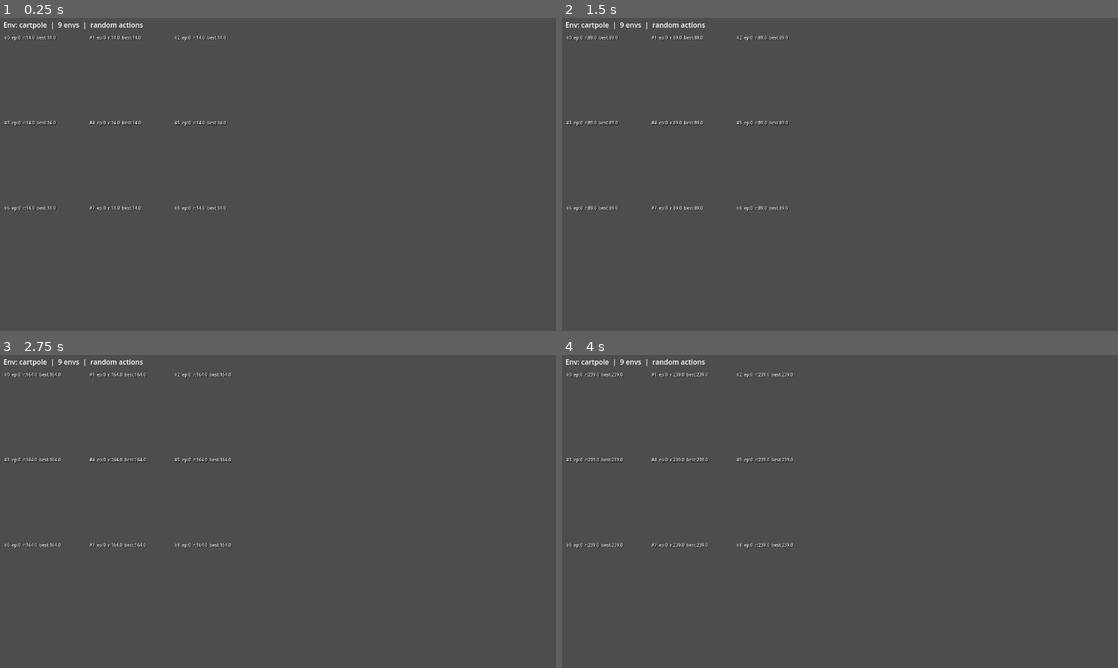
Above: before the commit, frames 1-4 (two rows, left to right).
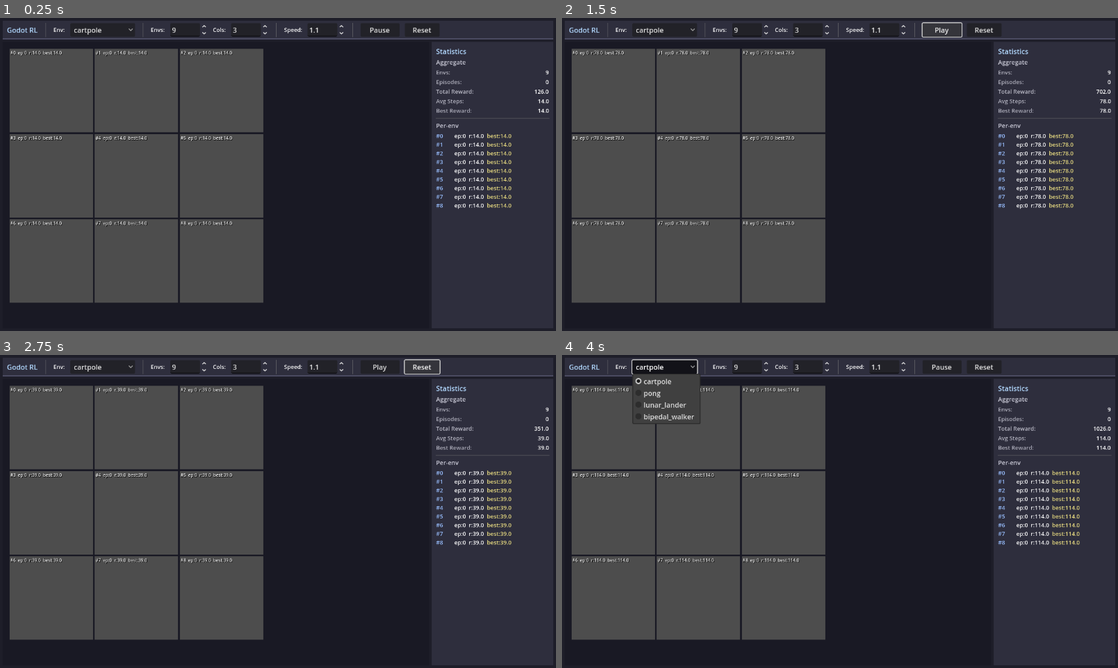
Above: after the commit, the same moments.

Repository: G-reen-vibe/godot_rl
Game: Godot game, scene res://rl/preview/preview_ui.tscn
The game is run twice, just before and just after one commit, with the same random seed, the same clock (stepped at 60 frames per second) and the same inputs. Before the commit the project starts from res://test/e2e_test.tscn.
Inputs (mouse positions are in pixels of both pictures, inside the frame that each line leads up to):
- Up to frame 1 (0.25 s): no input
- Up to frame 2 (1.5 s): click (662, 30) at 0.5 s, where only the run after the commit has a clickable "cartpole"; click (940, 30) at 1.25 s, where only the run after the commit has a clickable "Pause"
- Up to frame 3 (2.75 s): click (422, 367) at 2 s, where only the run after the commit has a clickable "Reset"
- Up to frame 4 (4 s): click (940, 367) at 2.75 s, where only the run after the commit has a clickable "Play"; click (662, 367) at 3.5 s, where only the run after the commit has a clickable "cartpole"

The runs differ from the first frame. In frame 1, 64% of the frame differs, in the area x 0-100%, y 0-100%; in frame 2, 64%; in frame 3, 64%; in frame 4, 64%.

Commit message:
Add proper preview UI: toolbar + env grid + stats panel
- preview_ui.tscn is now the main scene
- Toolbar: env selector dropdown, num_envs/columns/speed spinboxes, play/pause/reset
- Grid of parallel env viewports (left, expands)
- Stats panel (right, fixed width): aggregate + per-env stats
- Dark theme with styled panels
- Refactored to use Academy + PreviewGrid directly (not RLPreviewScene wrapper)
- Stats update in real-time from Academy step_completed signal

Diff:
--- a/project.godot
+++ b/project.godot
@@ -4,7 +4,7 @@
 [application]
 
 config/name="godot_rl"
-run/main_scene="res://test/e2e_test.tscn"
+run/main_scene="res://rl/preview/preview_ui.tscn"
 config/features=PackedStringArray("4.4", "GL Compatibility")
 config/icon="res://icon.svg"
 
--- /dev/null
+++ b/rl/preview/preview_ui.gd
@@ -0,0 +1,413 @@
+## Main preview UI: toolbar + env grid + stats panel.
+##
+## Layout:
+##   +-----------------------------------------------------+
+##   | Toolbar: [Env v] [Envs:9] [Cols:3] [Speed:1.0]      |
+##   |          [Play/Pause] [Reset]                        |
+##   +----------------------------------+------------------+
+##   |                                  | Aggregate Stats  |
+##   |   Grid of parallel envs          |  Total reward    |
+##   |   (SubViewport per env)          |  Episodes        |
+##   |                                  |  Avg steps       |
+##   |                                  |  Best reward     |
+##   |                                  +------------------+
+##   |                                  | Per-env stats    |
+##   |                                  |  #0 ep:5 r:120   |
+##   |                                  |  #1 ep:3 r:89    |
+##   |                                  |  ...             |
+##   +----------------------------------+------------------+
+extends Control
+
+class_name RLPreviewUI
+
+const ENV_NAMES := ["cartpole", "pong", "lunar_lander", "bipedal_walker"]
+
+# --- UI refs ---
+var _env_select: OptionButton
+var _num_envs_spin: SpinBox
+var _columns_spin: SpinBox
+var _speed_spin: SpinBox
+var _play_pause_btn: Button
+var _reset_btn: Button
+var _grid_host: Control       # host for RLPreviewGrid
+var _grid: RLPreviewGrid
+var _stats_panel: VBoxContainer
+var _agg_labels: Dictionary   # name -> Label
+var _per_env_container: VBoxContainer
+
+# --- State ---
+var _academy: RLAcademy
+var _playing: bool = true
+var _stats_dirty: bool = false
+
+
+func _ready() -> void:
+        RLEnvRegistration.register_all()
+        _build_ui()
+        _start_env(ENV_NAMES[0])
+
+
+# ---------------------------------------------------------------------------
+# UI construction
+# ---------------------------------------------------------------------------
+
+func _build_ui() -> void:
+        color_self(Color(0.12, 0.12, 0.16))
+        set_anchors_preset(PRESET_FULL_RECT)
+
+        var root_vb := VBoxContainer.new()
+        root_vb.set_anchors_preset(PRESET_FULL_RECT)
+        root_vb.offset_left = 6
+        root_vb.offset_top = 6
+        root_vb.offset_right = -6
+        root_vb.offset_bottom = -6
+        root_vb.add_theme_constant_override("separation", 6)
+        add_child(root_vb)
+
+        # --- Toolbar ---
+        var toolbar := PanelContainer.new()
+        var tb_style := StyleBoxFlat.new()
+        tb_style.bg_color = Color(0.18, 0.18, 0.24)
+        tb_style.border_width_bottom = 2
+        tb_style.border_color = Color(0.35, 0.35, 0.45)
+        tb_style.content_margin_left = 10
+        tb_style.content_margin_right = 10
+        tb_style.content_margin_top = 6
+        tb_style.content_margin_bottom = 6
+        toolbar.add_theme_stylebox_override("panel", tb_style)
+        root_vb.add_child(toolbar)
+
+        var tb_hb := HBoxContainer.new()
+        tb_hb.add_theme_constant_override("separation", 12)
+        toolbar.add_child(tb_hb)
+
+        # Title
+        var title := Label.new()
+        title.text = "Godot RL"
+        title.add_theme_font_size_override("font_size", 16)
+        title.add_theme_color_override("font_color", Color(0.7, 0.85, 1.0))
+        tb_hb.add_child(title)
+
+        tb_hb.add_child(_make_vsep())
+
+        # Env selector
+        tb_hb.add_child(_make_label("Env:"))
+        _env_select = OptionButton.new()
+        for name in ENV_NAMES:
+                _env_select.add_item(name)
+        _env_select.item_selected.connect(_on_env_changed)
+        _env_select.custom_minimum_size.x = 130
+        tb_hb.add_child(_env_select)
+
+        tb_hb.add_child(_make_vsep())
+
+        # Num envs
+        tb_hb.add_child(_make_label("Envs:"))
+        _num_envs_spin = _make_spinbox(1, 64, 9)
+        _num_envs_spin.value_changed.connect(_on_params_changed)
+        tb_hb.add_child(_num_envs_spin)
+
+        # Columns
+        tb_hb.add_child(_make_label("Cols:"))
+        _columns_spin = _make_spinbox(1, 8, 3)
+        _columns_spin.value_changed.connect(_on_params_changed)
+        tb_hb.add_child(_columns_spin)
+
+        tb_hb.add_child(_make_vsep())
+
+        # Speed
+        tb_hb.add_child(_make_label("Speed:"))
+        _speed_spin = _make_spinbox(0.1, 10.0, 1.0, 0.1)
+        _speed_spin.value_changed.connect(_on_speed_changed)
+        tb_hb.add_child(_speed_spin)
+
+        tb_hb.add_child(_make_vsep())
+
+        # Play/Pause
+        _play_pause_btn = Button.new()
+        _play_pause_btn.text = "Pause"
+        _play_pause_btn.custom_minimum_size.x = 90
+        _play_pause_btn.pressed.connect(_on_play_pause)
+        tb_hb.add_child(_play_pause_btn)
+
+        # Reset
+        _reset_btn = Button.new()
+        _reset_btn.text = "Reset"
+        _reset_btn.custom_minimum_size.x = 80
+        _reset_btn.pressed.connect(_on_reset)
+        tb_hb.add_child(_reset_btn)
+
+        # Spacer
+        var spacer := Control.new()
+        spacer.size_flags_horizontal = Control.SIZE_EXPAND_FILL
+        tb_hb.add_child(spacer)
+
+        # --- Content area: grid + stats panel ---
+        var content_hb := HBoxContainer.new()
+        content_hb.size_flags_vertical = Control.SIZE_EXPAND_FILL
+        content_hb.add_theme_constant_override("separation", 6)
+        root_vb.add_child(content_hb)
+
+        # Grid panel (left, expands)
+        var grid_panel := PanelContainer.new()
+        grid_panel.size_flags_horizontal = Control.SIZE_EXPAND_FILL
+        var gp_style := StyleBoxFlat.new()
+        gp_style.bg_color = Color(0.10, 0.10, 0.14)
+        gp_style.content_margin_left = 8
+        gp_style.content_margin_right = 8
+        gp_style.content_margin_top = 8
+        gp_style.content_margin_bottom = 8
+        grid_panel.add_theme_stylebox_override("panel", gp_style)
+        content_hb.add_child(grid_panel)
+
+        _grid_host = Control.new()
+        _grid_host.set_anchors_preset(PRESET_FULL_RECT)
+        grid_panel.add_child(_grid_host)
+
+        # Stats panel (right, fixed width)
+        var stats_outer := PanelContainer.new()
+        stats_outer.custom_minimum_size.x = 280
+        var sp_style := StyleBoxFlat.new()
+        sp_style.bg_color = Color(0.18, 0.18, 0.24)
+        sp_style.content_margin_left = 10
+        sp_style.content_margin_right = 10
+        sp_style.content_margin_top = 10
+        sp_style.content_margin_bottom = 10
+        stats_outer.add_theme_stylebox_override("panel", sp_style)
+        content_hb.add_child(stats_outer)
+
+        _stats_panel = VBoxContainer.new()
+        _stats_panel.add_theme_constant_override("separation", 4)
+        stats_outer.add_child(_stats_panel)
+
+        _build_stats_panel()
+
+
+func _build_stats_panel() -> void:
+        # Header
+        var header := Label.new()
+        header.text = "Statistics"
+        header.add_theme_font_size_override("font_size", 16)
+        header.add_theme_color_override("font_color", Color(0.7, 0.85, 1.0))
+        _stats_panel.add_child(header)
+
+        # Aggregate section
+        var agg_section := _make_section_label("Aggregate")
+        _stats_panel.add_child(agg_section)
+
+        for key in ["envs", "episodes", "total_reward", "avg_steps", "best_reward"]:
+                var row := HBoxContainer.new()
+                var name_lbl := _make_label(key.replace("_", " ").capitalize() + ":")
+                name_lbl.modulate = Color(0.7, 0.7, 0.75)
+                var val_lbl := _make_label("—")
+                val_lbl.horizontal_alignment = HORIZONTAL_ALIGNMENT_RIGHT
+                val_lbl.size_flags_horizontal = Control.SIZE_EXPAND_FILL
+                row.add_child(name_lbl)
+                row.add_child(val_lbl)
+                _stats_panel.add_child(row)
+                _agg_labels[key] = val_lbl
+
+        _stats_panel.add_child(_make_hsep())
+
+        # Per-env section
+        var per_env_section := _make_section_label("Per-env")
+        _stats_panel.add_child(per_env_section)
+
+        var scroll := ScrollContainer.new()
+        scroll.size_flags_vertical = Control.SIZE_EXPAND_FILL
+        scroll.horizontal_scroll_mode = ScrollContainer.SCROLL_MODE_DISABLED
+        _stats_panel.add_child(scroll)
+
+        _per_env_container = VBoxContainer.new()
+        _per_env_container.add_theme_constant_override("separation", 2)
+        scroll.add_child(_per_env_container)
+
+
+# ---------------------------------------------------------------------------
+# Env lifecycle
+# ---------------------------------------------------------------------------
+
+func _start_env(env_name: String) -> void:
+        # Tear down old academy + grid
+        if _academy:
+                _academy.queue_free()
+                _academy = null
+        if _grid:
+                _grid.queue_free()
+                _grid = null
+                # Wait a frame so children are actually freed
+                await get_tree().process_frame
+
+        # Create academy
+        _academy = RLAcademy.new()
+        _academy.env_name = env_name
+        _academy.num_envs = int(_num_envs_spin.value)
+        _academy.decision_period = 1
+        _academy.time_scale = float(_speed_spin.value)
+        _academy.render_envs = true
+        _academy.env_viewport_size = Vector2i(192, 192)
+        add_child(_academy)
+
+        # Wire up random action source + stats
+        _academy.set_action_source(RLRandomActionSource.new())
+
+        # Create grid (will re-parent env viewports from academy)
+        _grid = RLPreviewGrid.new()
+        _grid.columns = int(_columns_spin.value)
+        _grid.show_stats = true
+        _grid.set_anchors_preset(PRESET_FULL_RECT)
+        _grid_host.add_child(_grid)
+        _grid.set_academy(_academy)
+
+        # Connect stats updates
+        if not _academy.step_completed.is_connected(_on_step_completed):
+                _academy.step_completed.connect(_on_step_completed)
+
+
+func _on_step_completed(_stats: Array) -> void:
+        _stats_dirty = true
+
+
+func _process(_delta: float) -> void:
+        if _stats_dirty and _academy and _academy.is_spawned():
+                _update_stats()
+                _stats_dirty = false
+
+
+func _update_stats() -> void:
+        var stats := _academy.get_stats()
+        if stats.is_empty():
+                return
+
+        var total_reward := 0.0
+        var total_episodes := 0
+        var total_steps := 0
+        var best: float = -INF
+
+        for s in stats:
+                total_reward += s.get("episode_reward", 0.0)
+                total_episodes += s.get("episode", 0)
+                total_steps += s.get("steps", 0)
+                var b: float = s.get("best_reward", -INF)
+                if b > best:
+                        best = b
+
+        var avg_steps: float = float(total_steps) / max(1, stats.size())
+
+        _agg_labels["envs"].text = str(stats.size())
+        _agg_labels["episodes"].text = str(total_episodes)
+        _agg_labels["total_reward"].text = "%.1f" % total_reward
+        _agg_labels["avg_steps"].text = "%.1f" % avg_steps
+        _agg_labels["best_reward"].text = "%.1f" % best if best > -INF else "—"
+
+        # Rebuild per-env rows if count changed
+        if _per_env_container.get_child_count() != stats.size():
+                for child in _per_env_container.get_children():
+                        child.queue_free()
+                for i in range(stats.size()):
+                        var row := HBoxContainer.new()
+                        row.add_theme_constant_override("separation", 6)
+                        var idx_lbl := _make_label("#%d" % i)
+                        idx_lbl.modulate = Color(0.6, 0.75, 1.0)
+                        idx_lbl.custom_minimum_size.x = 36
+                        var ep_lbl := _make_label("ep:0")
+                        ep_lbl.size_flags_horizontal = Control.SIZE_EXPAND_FILL
+                        var r_lbl := _make_label("r:0")
+                        r_lbl.horizontal_alignment = HORIZONTAL_ALIGNMENT_RIGHT
+                        var best_lbl := _make_label("best:0")
+                        best_lbl.horizontal_alignment = HORIZONTAL_ALIGNMENT_RIGHT
+                        best_lbl.modulate = Color(0.9, 0.85, 0.5)
+                        row.add_child(idx_lbl)
+                        row.add_child(ep_lbl)
+                        row.add_child(r_lbl)
+                        row.add_child(best_lbl)
+                        _per_env_container.add_child(row)
+
+        # Update per-env values
+        var i := 0
+        for s in stats:
+                if i < _per_env_container.get_child_count():
+                        var row: HBoxContainer = _per_env_container.get_child(i)
+                        row.get_child(1).text = "ep:%d" % s.get("episode", 0)
+                        row.get_child(2).text = "r:%.1f" % s.get("episode_reward", 0.0)
+                        row.get_child(3).text = "best:%.1f" % s.get("best_reward", -INF)
+                i += 1
+
+
+# ---------------------------------------------------------------------------
+# Toolbar callbacks
+# ---------------------------------------------------------------------------
+
+func _on_env_changed(_idx: int) -> void:
+        _start_env(_env_select.get_item_text(_env_select.selected))
+
+
+func _on_params_changed(_v: float) -> void:
+        _start_env(_env_select.get_item_text(_env_select.selected))
+
+
+func _on_speed_changed(v: float) -> void:
+        if _academy:
+                _academy.time_scale = v
+                Engine.time_scale = v
+
+
+func _on_play_pause() -> void:
+        _playing = not _playing
+        _play_pause_btn.text = "Pause" if _playing else "Play"
+        if _academy:
+                _academy.set_physics_process(_playing)
+
+
+func _on_reset() -> void:
+        _start_env(_env_select.get_item_text(_env_select.selected))
+
+
+# ---------------------------------------------------------------------------
+# UI helpers
+# ---------------------------------------------------------------------------
+
+func color_self(c: Color) -> void:
+        var bg := ColorRect.new()
+        bg.color = c
+        bg.set_anchors_preset(PRESET_FULL_RECT)
+        bg.mouse_filter = Control.MOUSE_FILTER_IGNORE
+        add_child(bg)
+        move_child(bg, 0)
+
+
+func _make_label(text: String) -> Label:
+        var lbl := Label.new()
+        lbl.text = text
+        lbl.add_theme_font_size_override("font_size", 13)
+        return lbl
+
+
+func _make_section_label(text: String) -> Label:
+        var lbl := Label.new()
+        lbl.text = text
+        lbl.add_theme_font_size_override("font_size", 14)
+        lbl.add_theme_color_override("font_color", Color(0.8, 0.8, 0.85))
+        return lbl
+
+
+func _make_spinbox(min_v: float, max_v: float, val: float, step: float = 1.0) -> SpinBox:
+        var sb := SpinBox.new()
+        sb.min_value = min_v
+        sb.max_value = max_v
+        sb.value = val
+        sb.step = step
+        sb.custom_minimum_size.x = 70
+        return sb
+
+
+func _make_vsep() -> VSeparator:
+        var sep := VSeparator.new()
+        sep.add_theme_constant_override("separation", 12)
+        return sep
+
+
+func _make_hsep() -> HSeparator:
+        var sep := HSeparator.new()
+        sep.add_theme_constant_override("separation", 8)
+        return sep
--- /dev/null
+++ b/rl/preview/preview_ui.tscn
@@ -0,0 +1,12 @@
+[gd_scene load_steps=2 format=3 uid="uid://previewui001"]
+
+[ext_resource type="Script" path="res://rl/preview/preview_ui.gd" id="1_ui"]
+
+[node name="PreviewUI" type="Control"]
+layout_mode = 3
+anchors_preset = 15
+anchor_right = 1.0
+anchor_bottom = 1.0
+grow_horizontal = 2
+grow_vertical = 2
+script = ExtResource("1_ui")
--- /dev/null
+++ b/test/screenshot_test.gd
@@ -0,0 +1,25 @@
+## Renders a screenshot of the preview UI after a few seconds of running.
+## Used to verify the layout looks good without needing a display.
+extends Node2D
+
+var _ui: RLPreviewUI
+var _time: float = 0.0
+
+
+func _ready() -> void:
+	_ui = RLPreviewUI.new()
+	_ui.set_anchors_preset(Control.PRESET_FULL_RECT)
+	add_child(_ui)
+
+
+func _process(delta: float) -> void:
+	_time += delta
+	if _time > 3.0:
+		var img := get_viewport().get_texture().get_image()
+		var path := "res://screenshot.png"
+		img.save_png("user://screenshot.png")
+		print("[screenshot] saved to user://screenshot.png")
+		# Also try res://
+		var err := img.save_png(path)
+		print("[screenshot] save to res://: ", err)
+		get_tree().quit()
--- /dev/null
+++ b/test/screenshot_test.tscn
@@ -0,0 +1,6 @@
+[gd_scene load_steps=2 format=3 uid="uid://screenshottest001"]
+
+[ext_resource type="Script" path="res://test/screenshot_test.gd" id="1_test"]
+
+[node name="ScreenshotTest" type="Node2D"]
+script = ExtResource("1_test")
--- /dev/null
+++ b/test/ui_tree_test.gd
@@ -0,0 +1,36 @@
+## Validates the preview UI builds correctly by printing the control tree.
+extends Node2D
+
+var _ui: RLPreviewUI
+
+
+func _ready() -> void:
+        _ui = RLPreviewUI.new()
+        _ui.set_anchors_preset(Control.PRESET_FULL_RECT)
+        add_child(_ui)
+        await get_tree().create_timer(2.0).timeout
+        # Print aggregate stats labels to verify they're updating
+        print("=== Stats panel values ===")
+        var stats_panel: VBoxContainer = _ui._stats_panel
+        for child in stats_panel.get_children():
+                if child is HBoxContainer:
+                        var labels: Array = child.get_children()
+                        if labels.size() >= 2:
+                                print("  %s = %s" % [labels[0].text, labels[1].text])
+        get_tree().quit()
+
+
+func _print_tree_summary(node: Node, depth: int = 0) -> void:
+        var indent := "  ".repeat(depth)
+        var info := indent + node.name + " (" + node.get_class()
+        if node is Control:
+                var c := node as Control
+                info += " size=%s" % str(c.size)
+                if c.size_flags_horizontal & Control.SIZE_EXPAND_FILL:
+                        info += " [H_EXPAND]"
+                if c.size_flags_vertical & Control.SIZE_EXPAND_FILL:
+                        info += " [V_EXPAND]"
+        info += ")"
+        print(info)
+        for child in node.get_children():
+                _print_tree_summary(child, depth + 1)
--- /dev/null
+++ b/test/ui_tree_test.tscn
@@ -0,0 +1,6 @@
+[gd_scene load_steps=2 format=3 uid="uid://uitreetest001"]
+
+[ext_resource type="Script" path="res://test/ui_tree_test.gd" id="1_test"]
+
+[node name="UITreeTest" type="Node2D"]
+script = ExtResource("1_test")
Not shown, added: rl/preview/preview_ui.gd.uid
Not shown, added: test/screenshot_test.gd.uid
Not shown, added: test/ui_tree_test.gd.uid
